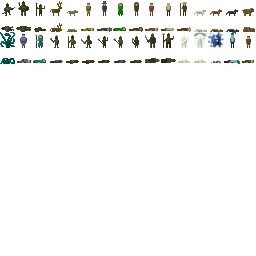
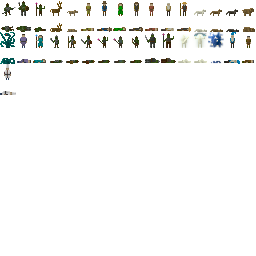
Revision of a layered w=256, h=256 image; what changed, layer by layer:
painted on "Background" over [0, 58, 176, 95]
